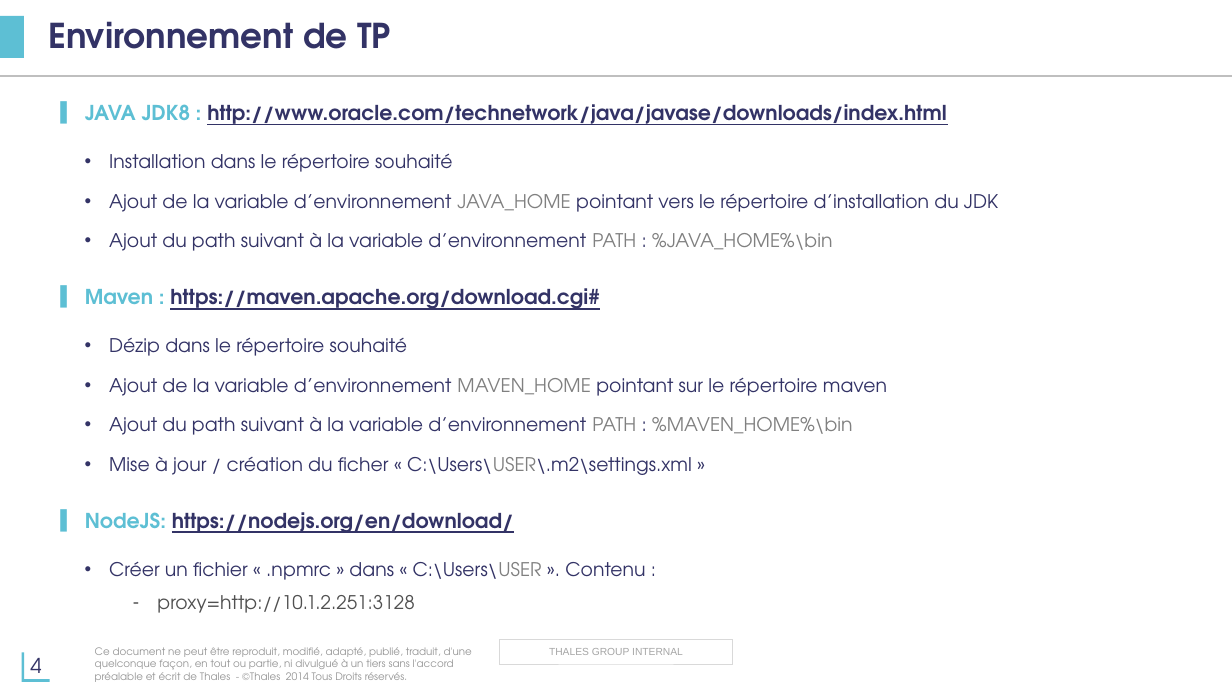
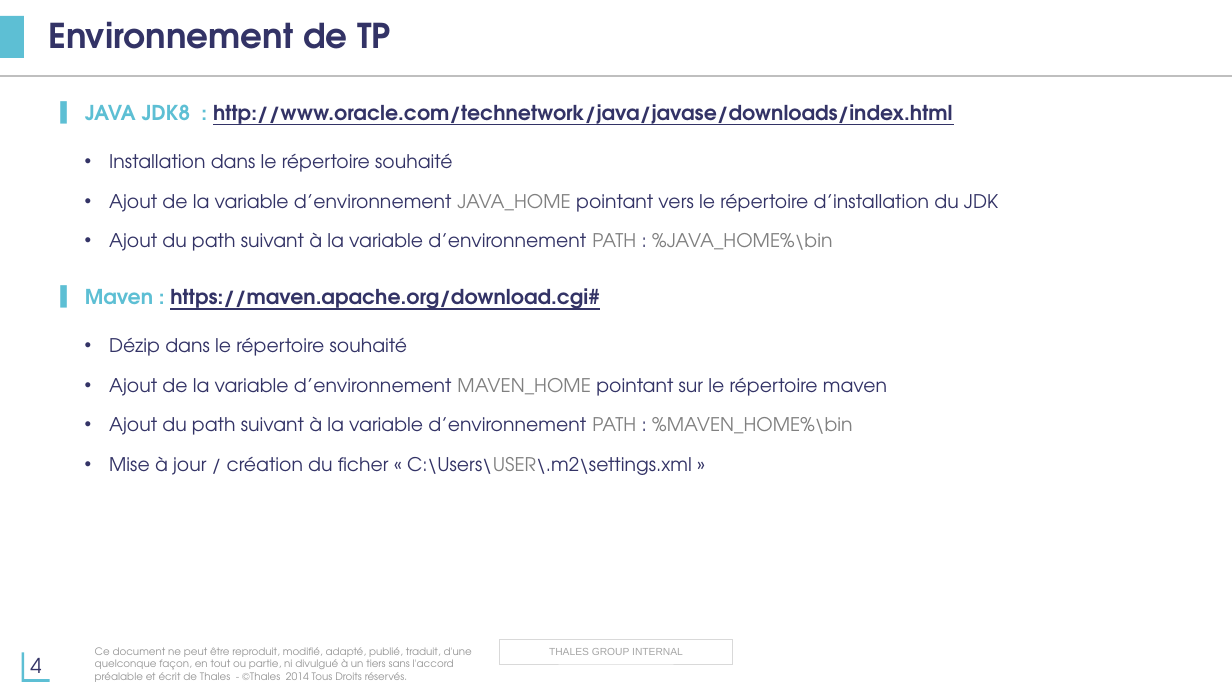
Before and after one commit to tsn-coding-dojo/java-spring-formation, a slide deck: slide 4 of présentation/Formation-Java.pptx. Drawn at 1232x693 pixels with LibreOffice and Linux fonts; fonts in the diff are those of the drawing; background and template pictures are left out. Boxes give left, top, right and bottom in pixels: in the first picture for what was removed or moved away, otherwise in the second. Text is boxed around its words. In the diff, an @@ line names an element or a change of style, - is before the commit and + after.

```diff
--- a/présentation/Formation-Java.pptx
+++ b/présentation/Formation-Java.pptx
@@ text at (x1=85, y1=512, x2=645, y2=613): paragraphs removed @@
-▌ NodeJS: https://nodejs.org/en/download/
-  • Créer un fichier « .npmrc » dans « C:\Users\USER ». Contenu :
-    – proxy=http://10.1.2.251:3128
```
Also in this commit, not shown: 2 other slides changed.
